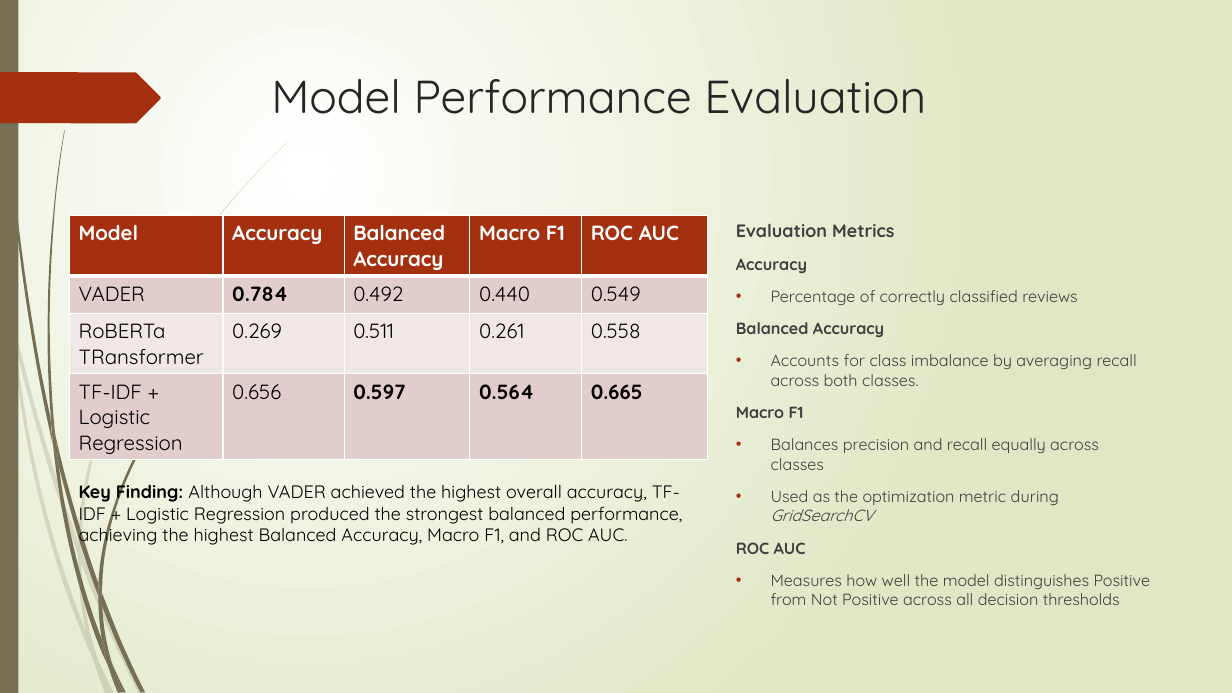
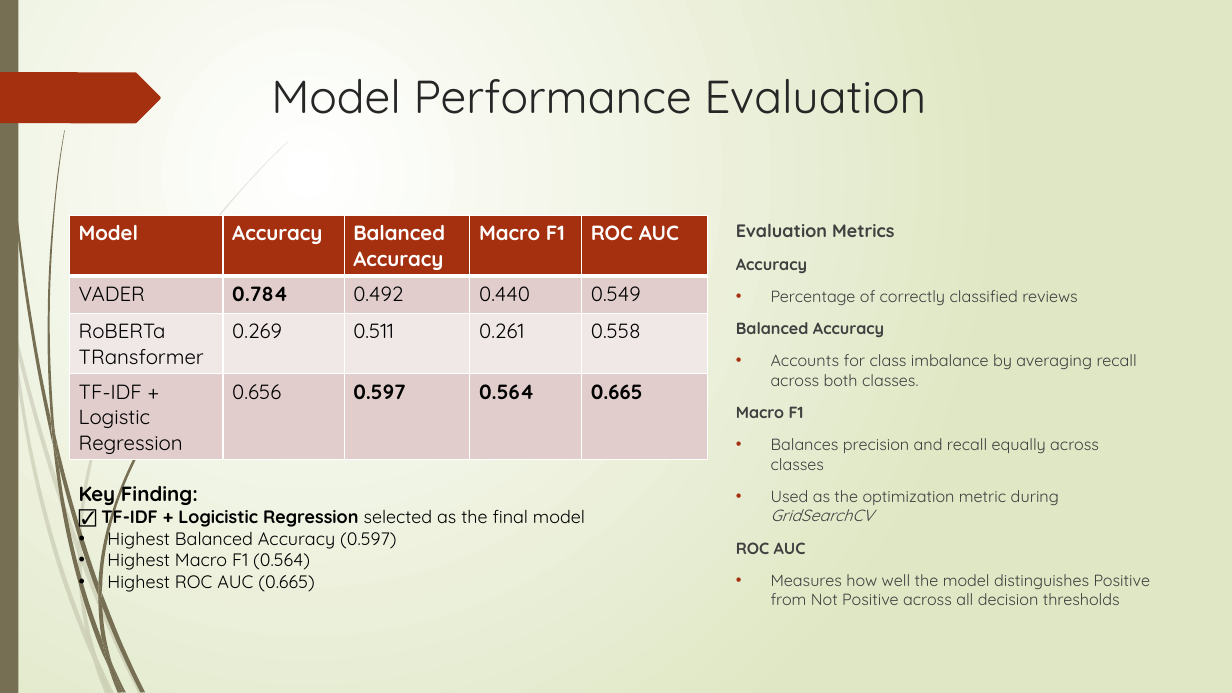
Before and after one commit to Austin-Engstrom/capstone-ds785, a slide deck: slide 7 of project_documents/DS785_Presentation4.pptx. Drawn at 1232x693 pixels with LibreOffice and Linux fonts; fonts in the diff are those of the drawing. Boxes give left, top, right and bottom in pixels: in the first picture for what was removed or moved away, otherwise in the second. Text is boxed around its words. In the diff, an @@ line names an element or a change of style, - is before the commit and + after.

```diff
--- a/project_documents/DS785_Presentation4.pptx
+++ b/project_documents/DS785_Presentation4.pptx
@@ text at [79, 480, 585, 592]: text changed @@
-Key Finding: Although VADER achieved the highest overall accuracy, TF-IDF + Logistic Regression produced the strongest balanced performance, achieving the highest Balanced Accuracy, Macro F1, and ROC AUC.
+Key Finding:
+☑️ TF-IDF + Logicistic Regression selected as the final model
+• Highest Balanced Accuracy (0.597)
+• Highest Macro F1 (0.564)
+• Highest ROC AUC (0.665)
```
Also in this commit, not shown: 2 other slides changed.
